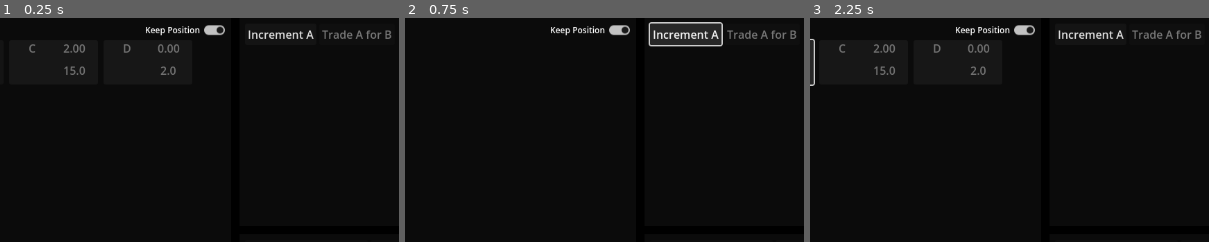
Above: before the commit, frames 1-3 (left to right).
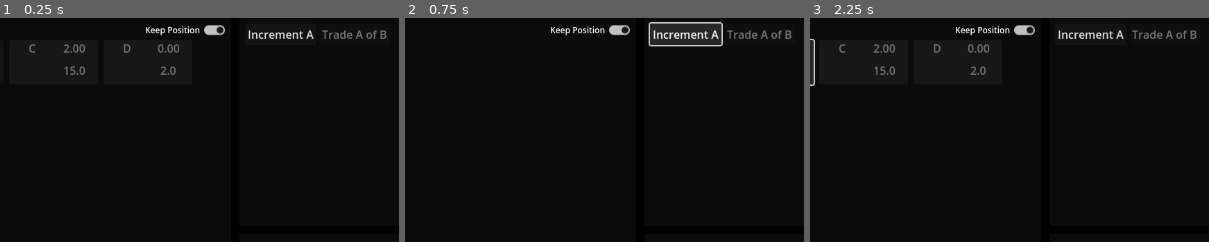
Above: after the commit, the same moments.

Repository: Carth501/The-Big-Grid
Game: Godot game, scene res://scenes/Game.tscn
The game is run twice, just before and just after one commit, with the same random seed, the same clock (stepped at 60 frames per second) and the same inputs.
Inputs:
- Up to frame 1 (0.25 s): no input
- Up to frame 2 (0.75 s): click "Increment A" at 0.5 s
- Up to frame 3 (2.25 s): click "[center]A[/center]" at 1.25 s; click "[center]B[/center]" at 2 s
The pictures show only the part of the screen within x 23-73%, y 0-50%; the shares and areas given below are measured in that part.

The runs differ from the first frame. In frame 1, 0.2% of the frame differs, in the area x 91-98%, y 5-10%; in frame 2, 0.2%; in frame 3, 0.2%.

Commit message:
implrement supply name updating for actions

Diff:
--- a/data/action_names_en.json
+++ b/data/action_names_en.json
@@ -1,8 +1,8 @@
 {
-	"increment_A": "Increment A",
-	"trade_A_for_B": "Trade A for B",
-	"trade_A_and_B_for_C": "Trade A and B for C",
-	"eff_trade_A_and_B_for_C": "Efficient A and B for C",
-	"galop_process": "GALop Process",
-	"aduia_process": "ADUIA Process"
+	"increment_A": {"name": "Increment %s", "supplies": ["A"]},
+	"trade_A_for_B": {"name": "Trade %s of %s", "supplies": ["A", "B"]},
+	"trade_A_and_B_for_C": {"name": "Trade %s and %s for %s", "supplies": ["A", "B", "C"]},
+	"eff_trade_A_and_B_for_C": {"name": "Efficient %s and %s for %s", "supplies": ["A", "B", "C"]},
+	"galop_process": {"name": "GALop Process"},
+	"aduia_process": {"name": "ADUIA Process"}
 }
--- a/scripts/display/ActionButton.gd
+++ b/scripts/display/ActionButton.gd
@@ -7,9 +7,11 @@
 	id = new_id
 
 func connect_logic(new_action : Action):
-	new_action.update_availability.connect(set_enabled)
-	set_enabled(new_action.available)
 	action = new_action
+	action.update_availability.connect(set_enabled)
+	action.update_action_name.connect(change_label)
+	change_label(action.get_translation_text())
+	set_enabled(action.available)
 
 func actuate():
 	action.apply()
--- a/scripts/display/ActionMenu.gd
+++ b/scripts/display/ActionMenu.gd
@@ -8,7 +8,11 @@
 
 func set_action(new_action : Action):
 	action = new_action
-	action_name_label.text = action.get_translation_text()
+	set_label_text(action.get_translation_text())
+	action.update_action_name.connect(set_label_text)
+
+func set_label_text(action_name : String):
+	action_name_label.text = action_name
 
 func attempt_machine_purchase():
 	action.attempt_machine_purchase()
--- a/scripts/display/ActionPanel.gd
+++ b/scripts/display/ActionPanel.gd
@@ -18,7 +18,6 @@
 	if(!ActionTranslatorSingle.data.has(id)):
 		push_error(str("id ", id, " translation not found"))
 		return
-	new_button.change_label(ActionTranslatorSingle.data[id])
 	action_ids.append(id)
 	var action_logic = action_manager.full_action_list[id]
 	new_button.connect_logic(action_logic)
--- a/scripts/logic/Action.gd
+++ b/scripts/logic/Action.gd
@@ -3,6 +3,7 @@
 signal update_availability(availability : bool)
 signal open_menu(id : String)
 signal new_machine(machine : Machine)
+signal update_action_name(new_name : String)
 
 var id : String
 var changes : Dictionary
@@ -12,6 +13,8 @@
 var filter_foreman : Filter_Foreman
 var supply_collection : Supply_Collection
 var machine_factory : Machine_Factory
+var translation_data : Dictionary
+var translated_action_name : String
 
 func setup(package : Dictionary):
 	if(!package.has("id")):
@@ -32,12 +35,31 @@
 		supply.update_value.connect(process_availability)
 		supply.activate()
 	process_availability()
+	translation_data = ActionTranslatorSingle.data[id]
+	write_translation_text()
+	SupplyTranslatorSingle.new_override.connect(decide_if_name_update_needed)
+	print(translated_action_name)
 
 func apply():
 	supply_collection.apply_changes(changes)
 
+func decide_if_name_update_needed(id : String):
+	if(translation_data.has("supplies") && translation_data.supplies.has(id)):
+		write_translation_text()
+		update_action_name.emit(translated_action_name)
+
 func get_translation_text() -> String:
-	return ActionTranslatorSingle.data[id]
+	return translated_action_name
+
+func write_translation_text():
+	if(translation_data.has("supplies")):
+		print(translation_data.supplies)
+		var supply_ids : Array = translation_data.supplies
+		var supply_names = SupplyTranslatorSingle.get_supply_names(supply_ids)
+		var translated_name = translation_data.name % supply_names
+		translated_action_name = translated_name
+	else:
+		translated_action_name = translation_data.name
 
 func set_filter_foreman(new_filter_foreman : Filter_Foreman):
 	filter_foreman = new_filter_foreman
--- a/scripts/singletons/supply_translator.gd
+++ b/scripts/singletons/supply_translator.gd
@@ -1,6 +1,6 @@
 extends Node
 
-signal new_override(String)
+signal new_override(id : String)
 
 var data : Dictionary
 var overrides : Dictionary = {}
@@ -21,12 +21,21 @@
 	else:
 		push_error("translation file does not exist")
 
-func get_supply_name(id) -> String:
+func get_supply_name(id : String) -> String:
 	if(overrides.has(id) && overrides[id] != ""):
 		return overrides[id]
 	else:
 		return data[id]
 
+func get_supply_names(ids : Array) -> Array:
+	var list : Array[String] = []
+	for id in ids:
+		if(overrides.has(id) && overrides[id] != ""):
+			list.append(overrides[id])
+		else:
+			list.append(data[id])
+	return list
+
 func set_name_override(id, new_name):
 	print(str("set_name_override ", id, " ", new_name))
 	overrides[id] = new_name
